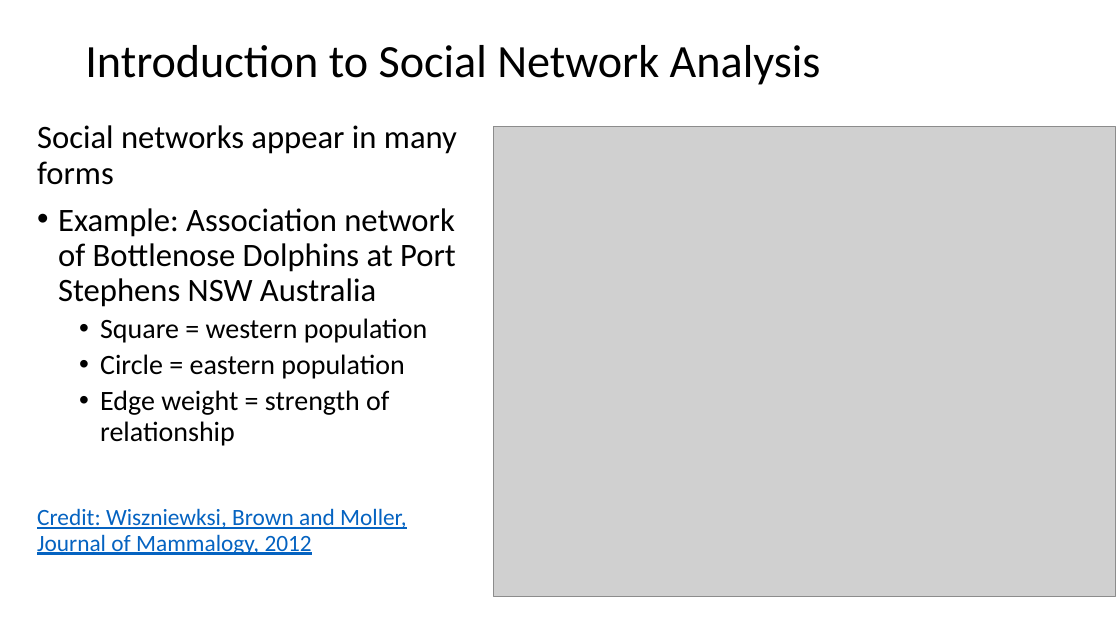
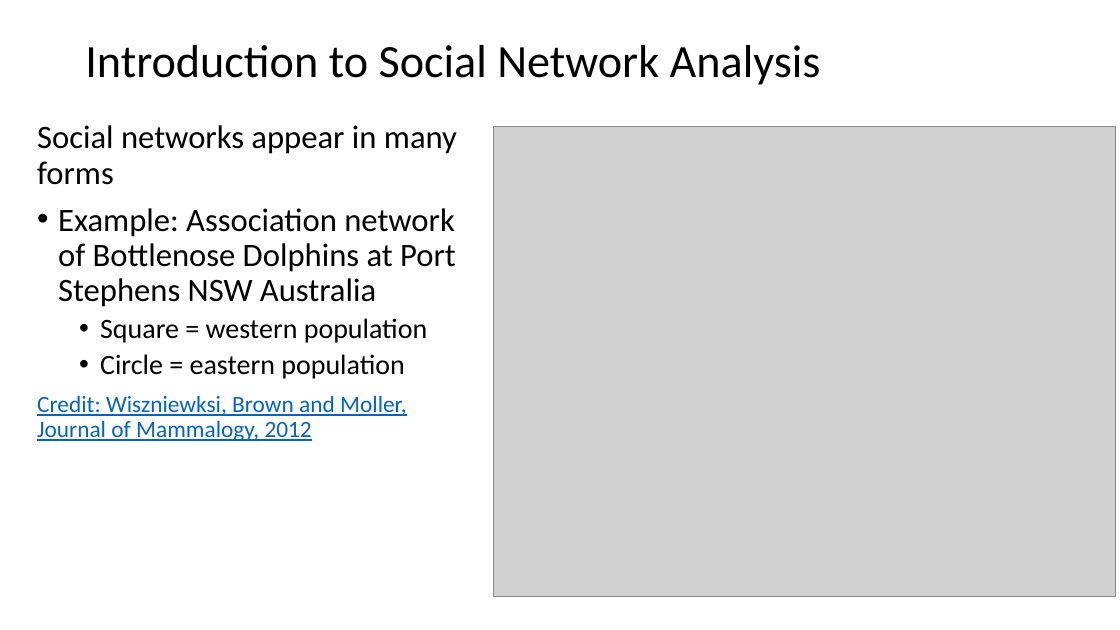
Before and after one commit to StephenElston/CSCI-E-108, a slide deck: slide 4 of slides/8_SocialNetworkAnalysis.pptx. Drawn at 1120x630 pixels with LibreOffice and Linux fonts; fonts in the diff are those of the drawing; grey boxes stand for pictures. Boxes give left, top, right and bottom in pixels: in the first picture for what was removed or moved away, otherwise in the second. Text is boxed around its words. In the diff, an @@ line names an element or a change of style, - is before the commit and + after.

```diff
--- a/slides/8_SocialNetworkAnalysis.pptx
+++ b/slides/8_SocialNetworkAnalysis.pptx
@@ text at (100,390,389,446): paragraph removed @@
-  • Edge weight = strength of relationship
```
Also in this commit, not shown: 4 other slides changed, 1 slide added, 2 slides removed.
